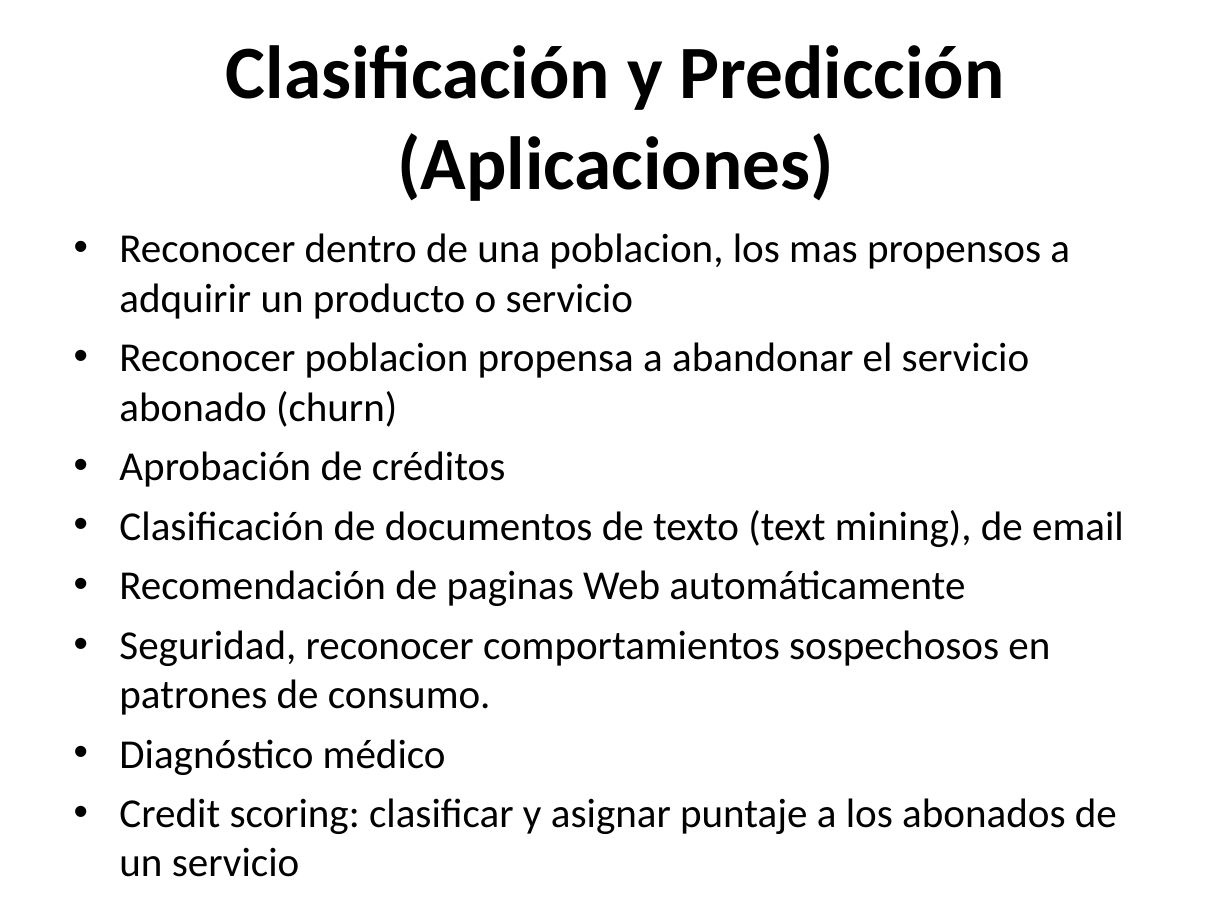
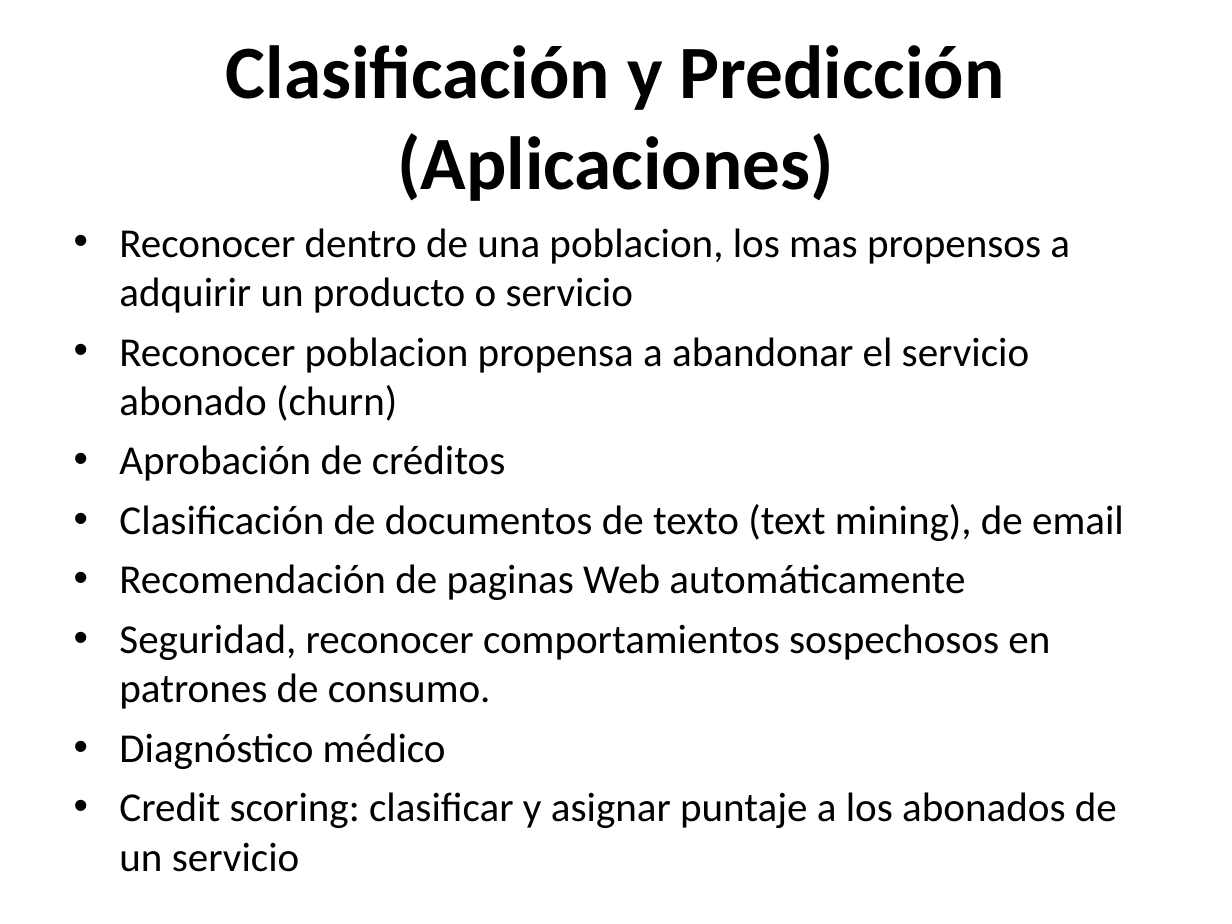
Before and after one commit to atocarrunchot/datascience, a slide deck: slide 42 of 2. Introduccion DM.ppt (slide 41 before the commit). Drawn at 1232x924 pixels with LibreOffice and Linux fonts; fonts in the diff are those of the drawing. Boxes give left, top, right and bottom in pixels: in the first picture for what was removed or moved away, otherwise in the second. Text is boxed around its words. In the diff, an @@ line names an element or a change of style, - is before the commit and + after.

Commit message:
update

```diff
--- a/2. Introduccion DM.ppt
+++ b/2. Introduccion DM.ppt
@@ text "Reconocer dentro de una poblacion, ...": place and size @@
-text "Reconocer dentro de una poblacion, ..." at <box>119,233,1124,877</box>
+text "Reconocer dentro de una poblacion, ..." at <box>119,228,1124,872</box>
```
Also in this commit, not shown: 2 other slides changed, 3 slides added, 2 slides removed.
